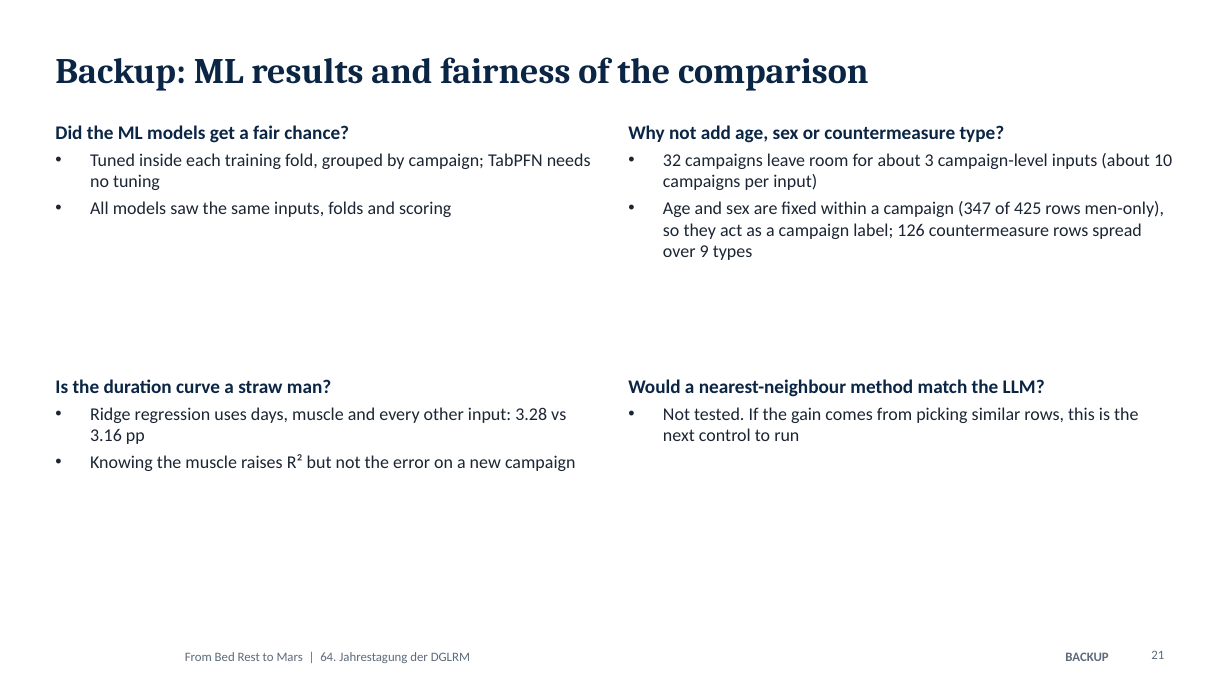
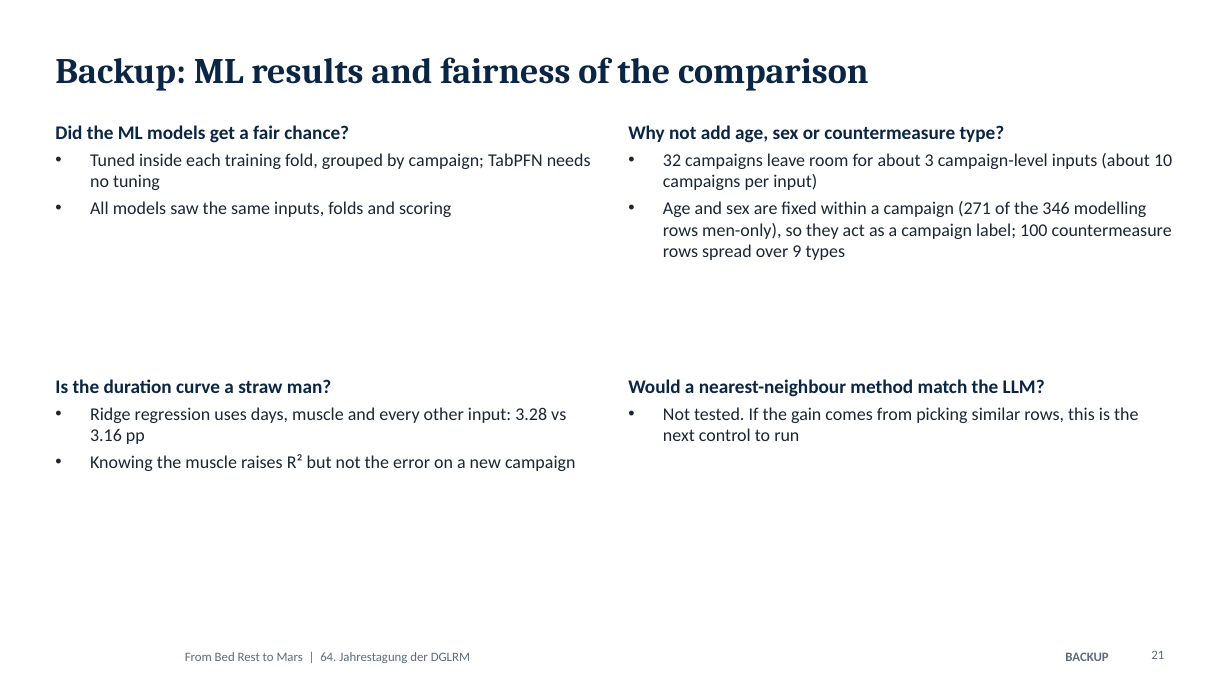
Before and after one commit to MiladBahariQaragoz/BedrestToMars, a slide deck: slide 21 of presentation/bed-rest-to-mars-talk.pptx. Drawn at 1232x693 pixels with LibreOffice and Linux fonts; fonts in the diff are those of the drawing; background and template pictures are left out. Boxes give left, top, right and bottom in pixels: in the first picture for what was removed or moved away, otherwise in the second. Text is boxed around its words. In the diff, an @@ line names an element or a change of style, - is before the commit and + after.

```diff
--- a/presentation/bed-rest-to-mars-talk.pptx
+++ b/presentation/bed-rest-to-mars-talk.pptx
@@ text at bbox=[663, 201, 1172, 260]: text changed @@
-• Age and sex are fixed within a campaign (347 of 425 rows men-only), so they act as a campaign label; 126 countermeasure rows spread over 9 types
+• Age and sex are fixed within a campaign (271 of the 346 modelling rows men-only), so they act as a campaign label; 100 countermeasure rows spread over 9 types
```
Also in this commit, not shown: 8 other slides changed, 3 other files.
